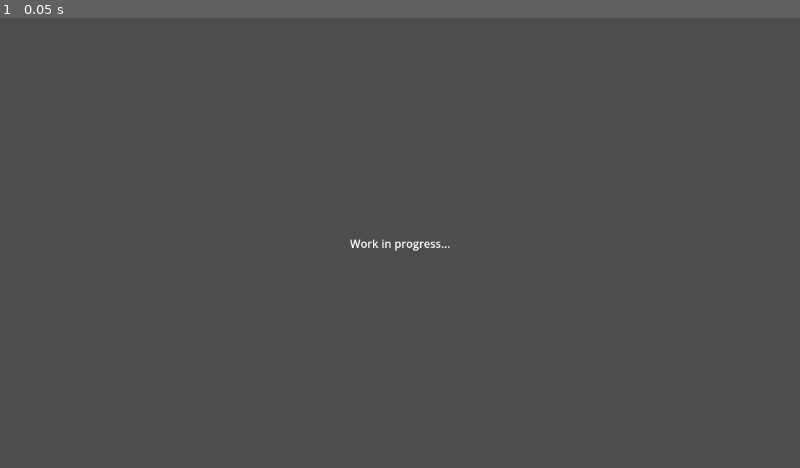
Above: before the commit, frame 1.
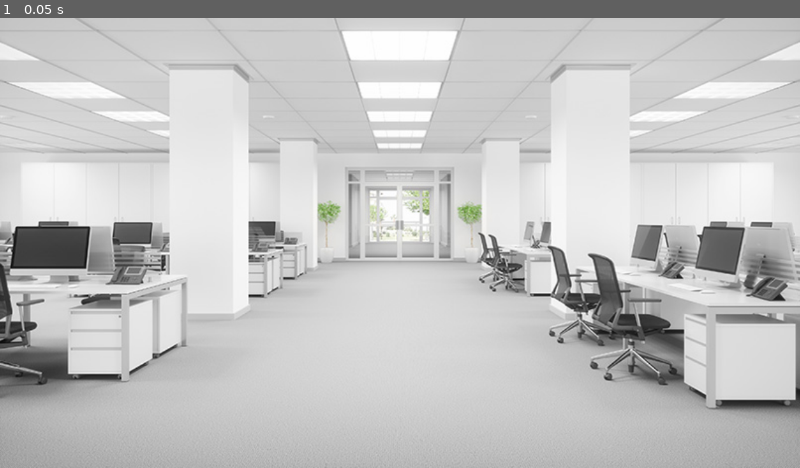
Above: after the commit, the same moment.

Repository: Anatole-DC/bgj_2026_1_strange_place
Game: Godot game, scene res://game/scenes/open_space.tscn
The game is run twice, just before and just after one commit, with the same random seed, the same clock (stepped at 60 frames per second) and the same inputs.
Inputs:
- Up to frame 1 (0.05 s): no input

The runs differ from the first frame. In frame 1, 96% of the frame differs, in the area x 0-100%, y 0-100%.

Commit message:
wip(scenes): add base scenes

Diff:
--- /dev/null
+++ b/game/scenes/brian_office.tscn
@@ -0,0 +1,17 @@
+[gd_scene format=3 uid="uid://bgvh672k8yadt"]
+
+[ext_resource type="Texture2D" uid="uid://ci411op13rvyk" path="res://assets/images/brian_office.jpg" id="1_0rnfw"]
+
+[node name="BrianOffice" type="Node2D" unique_id=1058688483]
+
+[node name="CanvasLayer" type="CanvasLayer" parent="." unique_id=1972728654]
+
+[node name="Sprite2D" type="TextureRect" parent="CanvasLayer" unique_id=44420715]
+anchors_preset = 15
+anchor_right = 1.0
+anchor_bottom = 1.0
+grow_horizontal = 2
+grow_vertical = 2
+size_flags_horizontal = 4
+size_flags_vertical = 4
+texture = ExtResource("1_0rnfw")
--- /dev/null
+++ b/game/scenes/hospital.tscn
@@ -0,0 +1,18 @@
+[gd_scene format=3 uid="uid://dsgu3yoi6ot3o"]
+
+[ext_resource type="Texture2D" uid="uid://cdmw5pjc5ltul" path="res://assets/images/deathbed.jpg" id="1_n2iwd"]
+
+[node name="Hospital" type="Node2D" unique_id=2019354577]
+
+[node name="CanvasLayer" type="CanvasLayer" parent="." unique_id=747107131]
+
+[node name="Sprite2D" type="TextureRect" parent="CanvasLayer" unique_id=1650482054]
+anchors_preset = 15
+anchor_right = 1.0
+anchor_bottom = 1.0
+grow_horizontal = 2
+grow_vertical = 2
+size_flags_horizontal = 4
+size_flags_vertical = 4
+texture = ExtResource("1_n2iwd")
+expand_mode = 5
--- /dev/null
+++ b/game/scenes/karen_office.tscn
@@ -0,0 +1,18 @@
+[gd_scene format=3 uid="uid://umlyu0ogya8b"]
+
+[ext_resource type="Texture2D" uid="uid://c4ql575ho3xss" path="res://assets/images/karen_office.webp" id="1_xnaia"]
+
+[node name="KarenOffice" type="Node2D" unique_id=1135277209]
+
+[node name="CanvasLayer" type="CanvasLayer" parent="." unique_id=344814473]
+
+[node name="Sprite2D" type="TextureRect" parent="CanvasLayer" unique_id=813488658]
+anchors_preset = 15
+anchor_right = 1.0
+anchor_bottom = 1.0
+grow_horizontal = 2
+grow_vertical = 2
+size_flags_horizontal = 4
+size_flags_vertical = 4
+texture = ExtResource("1_xnaia")
+metadata/_edit_use_anchors_ = true
--- a/game/scenes/open_space.tscn
+++ b/game/scenes/open_space.tscn
@@ -1,20 +1,17 @@
 [gd_scene format=3 uid="uid://sjgupbjgm873"]
+
+[ext_resource type="Texture2D" uid="uid://ca6wu62uyrk1v" path="res://assets/images/open_space.jpg" id="1_yhvbn"]
 
 [node name="OpenSpace" type="Node2D" unique_id=1865548266]
 
 [node name="CanvasLayer" type="CanvasLayer" parent="." unique_id=231194915]
 
-[node name="Label" type="Label" parent="CanvasLayer" unique_id=644717632]
-anchors_preset = 8
-anchor_left = 0.5
-anchor_top = 0.5
-anchor_right = 0.5
-anchor_bottom = 0.5
-offset_left = -0.5
-offset_top = -11.5
-offset_right = 0.5
-offset_bottom = 11.5
+[node name="Sprite2D" type="TextureRect" parent="CanvasLayer" unique_id=1826622112]
+anchors_preset = 15
+anchor_right = 1.0
+anchor_bottom = 1.0
 grow_horizontal = 2
 grow_vertical = 2
 size_flags_horizontal = 4
-text = "Work in progress..."
+size_flags_vertical = 4
+texture = ExtResource("1_yhvbn")
Binary file added: assets/images/brian_office.jpg
Not shown, added: assets/images/brian_office.jpg.import
Binary file added: assets/images/deathbed.jpg
Not shown, added: assets/images/deathbed.jpg.import
Binary file added: assets/images/karen_office.webp
Not shown, added: assets/images/karen_office.webp.import
Binary file added: assets/images/lobby.jpg
Not shown, added: assets/images/lobby.jpg.import
Binary file added: assets/images/open_space.jpg
Not shown, added: assets/images/open_space.jpg.import
